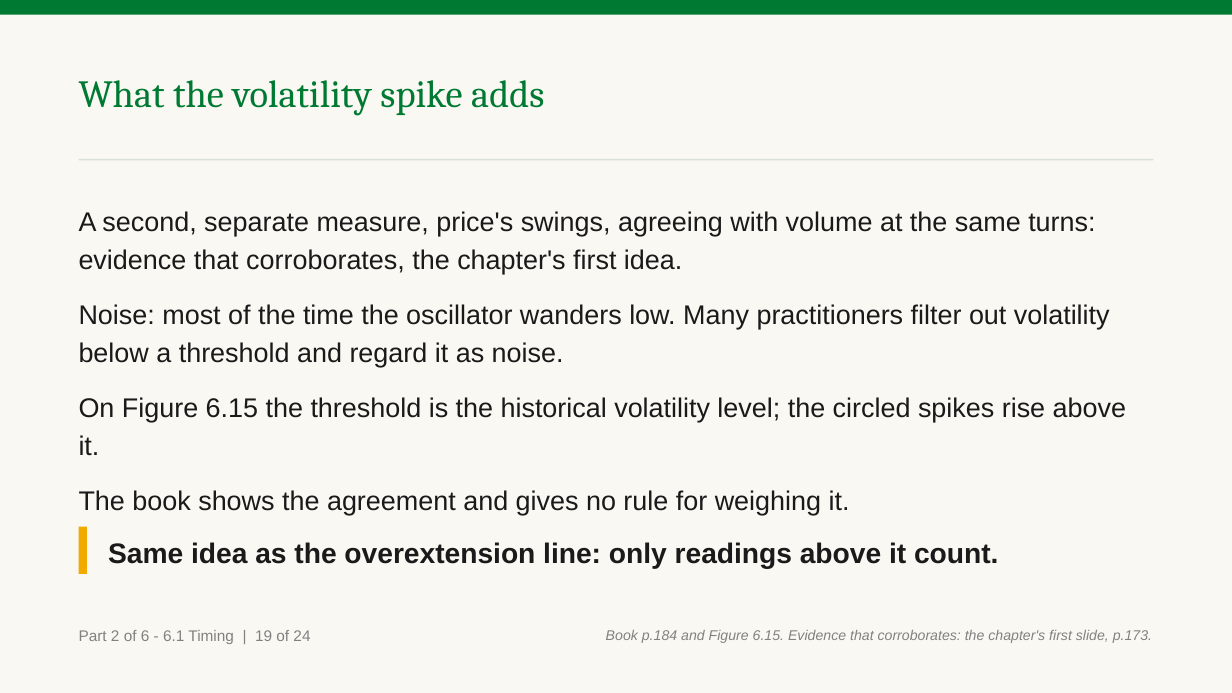
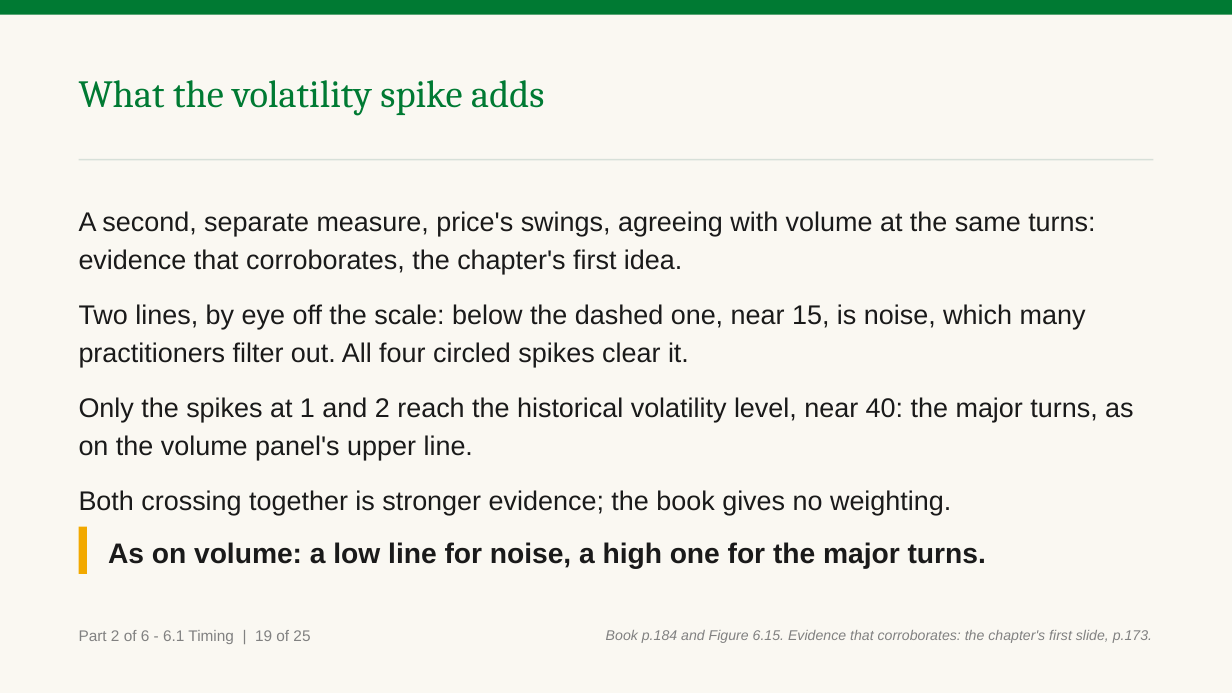
Before and after one commit to benjiesotelo-sudo/Telos_FIN1209, a slide deck: slide 55 of chapter-06/FIN1209-Chapter-06.pptx. Drawn at 1232x693 pixels with LibreOffice and Linux fonts; fonts in the diff are those of the drawing. Boxes give left, top, right and bottom in pixels: in the first picture for what was removed or moved away, otherwise in the second. Text is boxed around its words. In the diff, an @@ line names an element or a change of style, - is before the commit and + after.

Commit message:
Chapter 6 Part 2: fix the fresh reader's ten findings
- Figure 6.15's two volatility lines are read apart: noise below about
  15, and the historical volatility level near 40, which only the
  spikes at 1 and 2 reach.
- The undervalued slide says where its buy signals come from: another
  method, which the VWMA only filters.
- Chart J's level is set by an earlier low that volume falls back to
  test, and the slide and its follow-on say what to do.
- The 2-sigma slide points to its line on Figure 6.14 and says why the
  line steps up and back down.
- Chart K's line is the low set at 1.
- VWAP is spelt out, the quiet-pair case is worked in numbers, and the
  caution slide says what to do.
- A follow-on, "Reading a low volume turn", says what a low volume top
  or bottom means and what to do.

Part 2 is 31 slides; the teaching deck has 146 and the student edition
108. No check, answer or title changed.

```diff
--- a/chapter-06/FIN1209-Chapter-06.pptx
+++ b/chapter-06/FIN1209-Chapter-06.pptx
@@ text at (79, 304, 1133, 515): text changed @@
-Noise: most of the time the oscillator wanders low. Many practitioners filter out volatility below a threshold and regard it as noise.
-On Figure 6.15 the threshold is the historical volatility level; the circled spikes rise above it.
-The book shows the agreement and gives no rule for weighing it.
+Two lines, by eye off the scale: below the dashed one, near 15, is noise, which many practitioners filter out. All four circled spikes clear it.
+Only the spikes at 1 and 2 reach the historical volatility level, near 40: the major turns, as on the volume panel's upper line.
+Both crossing together is stronger evidence; the book gives no weighting.
@@ text at (108, 542, 986, 569): text changed @@
-Same idea as the overextension line: only readings above it count.
+As on volume: a low line for noise, a high one for the major turns.
@@ text at (79, 630, 310, 644): text changed @@
-Part 2 of 6 - 6.1 Timing | 19 of 24
+Part 2 of 6 - 6.1 Timing | 19 of 25
```
Also in this commit, not shown: 23 other slides changed, 1 slide added, 3 other files.
